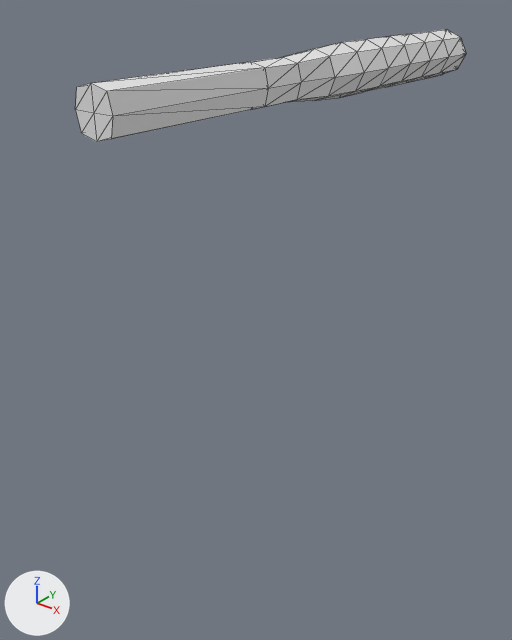
What one commit did to the glTF model assets/models/weapons/melee/bate.glb.
Rendered twice from a 50 mm camera at (0.737, -0.858, 0.156) aimed at (-0.067, 0.147, -0.467). The axes (+X, +Y, +Z) are drawn at lower left. The lights are the same throughout. The older version comes first. Mesh edges are drawn as thin lines. Where no turn or scale is listed for an object, it has been applied to the vertices.

The older version as bpy lines, for what is in view:
```python
mat_none = principled_material('none')
mat_none.base_color = (0.8, 0.8, 0.8)  # white #e7e7e7
mat_none.roughness = 1.0
me_mesh_000 = bpy.data.meshes.new('mesh.000')
me_mesh_000.from_pydata(...)  # 92 vertices, 204 faces; spans x -0.051..0.051, y -0.265..0.772, z -0.048..0.048
me_mesh_000.materials.append(mat_none)  # white #e7e7e7
ob_mesh_000 = bpy.data.objects.new('mesh.000', me_mesh_000)
ob_mesh_000.location = (0.0, 0.0, 0.0)
```
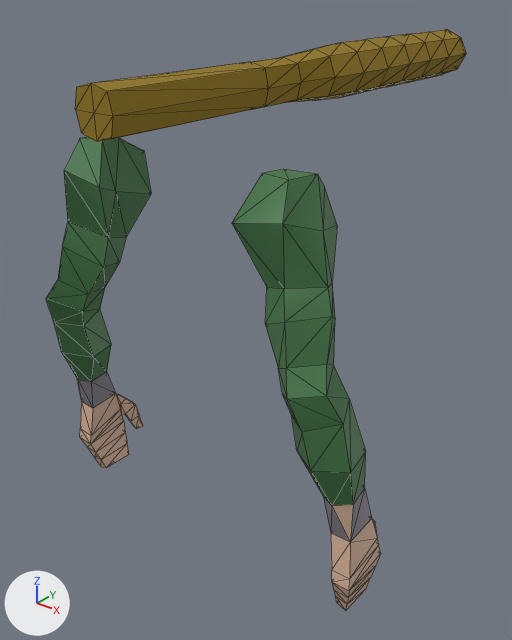
Location of each change, [x1, y1, x2, y2] in pixels of the pictures (512 x 640 px):
'PiernaIzquierda', added: after [46, 137, 380, 611]
    faces in mat_ropa (dark green #457949): [46, 137, 366, 506]
    faces in mat_piel (beige #d9b59c): [76, 377, 380, 611]
    faces in mat_manga (grey #88848c): [78, 372, 372, 542]
'mesh.000', recoloured (darker): [75, 29, 466, 142] in both

Edits to the bpy script that builds the scene:
```text
Change mat_none:
    mat_none.base_color: (0.8, 0.8, 0.8) -> (0.291, 0.188, 0.0135)  # white #e7e7e7 -> yellow #93781f
Add mat_manga:
    mat_manga = principled_material('manga')
    mat_manga.base_color = (0.246, 0.229, 0.264)  # grey #88848c
Add mat_ropa:
    mat_ropa = principled_material('ropa')
    mat_ropa.base_color = (0.0599, 0.191, 0.0662)  # dark green #457949
Add mat_piel:
    mat_piel = principled_material('piel')
    mat_piel.base_color = (0.694, 0.462, 0.332)  # beige #d9b59c
Add me_piernaizquierda:
    me_piernaizquierda.from_pydata(...)  # 179 vertices, 343 faces; spans x -0.335..0.336, y -0.199..0.017, z -0.812..-0.077
    # faces by material slot: [166, 158, 19]
    me_piernaizquierda.materials.append(mat_ropa)  # dark green #457949
    me_piernaizquierda.materials.append(mat_piel)  # beige #d9b59c
    me_piernaizquierda.materials.append(mat_manga)  # grey #88848c
Add ob_piernaizquierda:
    ob_piernaizquierda = bpy.data.objects.new('PiernaIzquierda', me_piernaizquierda)
    ob_piernaizquierda.location = (0.0, 0.0, 0.0)
```
